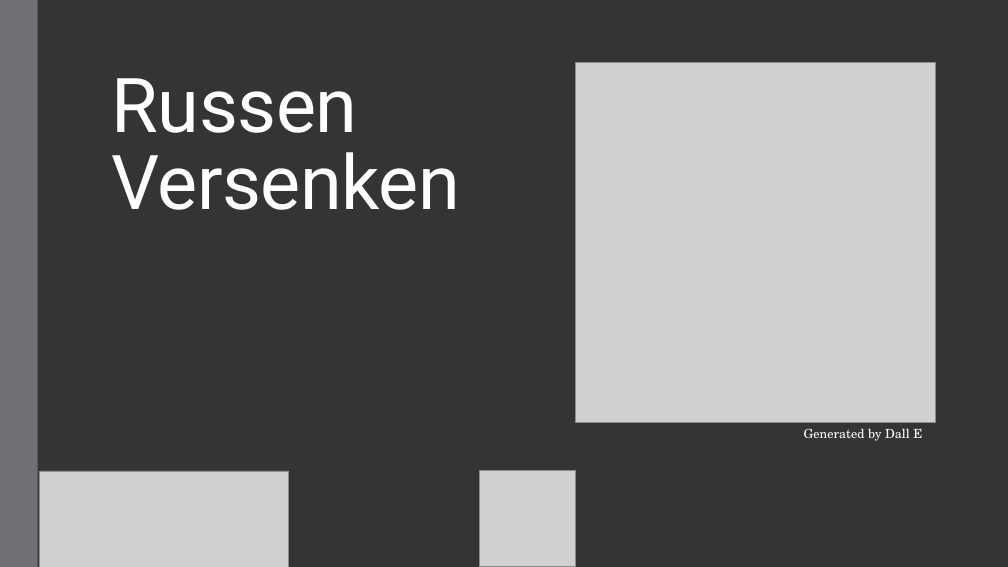
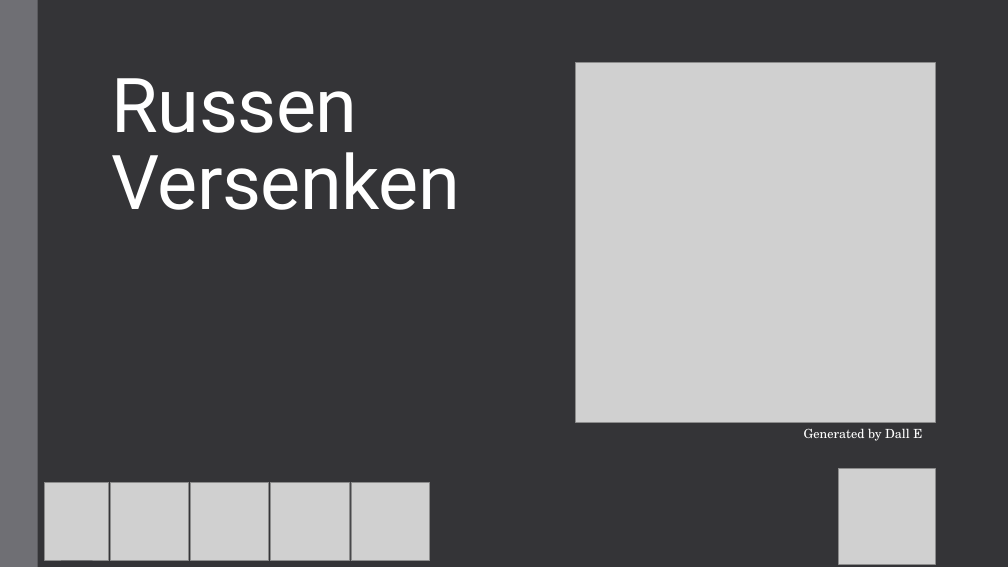
Before and after one commit to TheHolyException/Russen-Versenken, a slide deck: slide 2 of docs/Marektingplan für Kunde.pptx. Drawn at 1008x567 pixels with LibreOffice and Linux fonts; fonts in the diff are those of the drawing; grey boxes stand for pictures. Boxes give left, top, right and bottom in pixels: in the first picture for what was removed or moved away, otherwise in the second. Text is boxed around its words. In the diff, an @@ line names an element or a change of style, - is before the commit and + after.

```diff
--- a/docs/Marektingplan für Kunde.pptx
+++ b/docs/Marektingplan für Kunde.pptx
@@ picture removed at (40,471,289,567) @@
@@ picture: place and size @@
-picture at (479,471,575,567)
+picture at (839,469,935,565)
@@ picture added at (45,482,109,560) @@
@@ picture added at (110,482,188,560) @@
@@ picture added at (191,482,268,560) @@
@@ picture added at (271,482,349,561) @@
@@ picture added at (351,482,430,561) @@
```
Also in this commit, not shown: 4 other slides changed, 2 other files.
